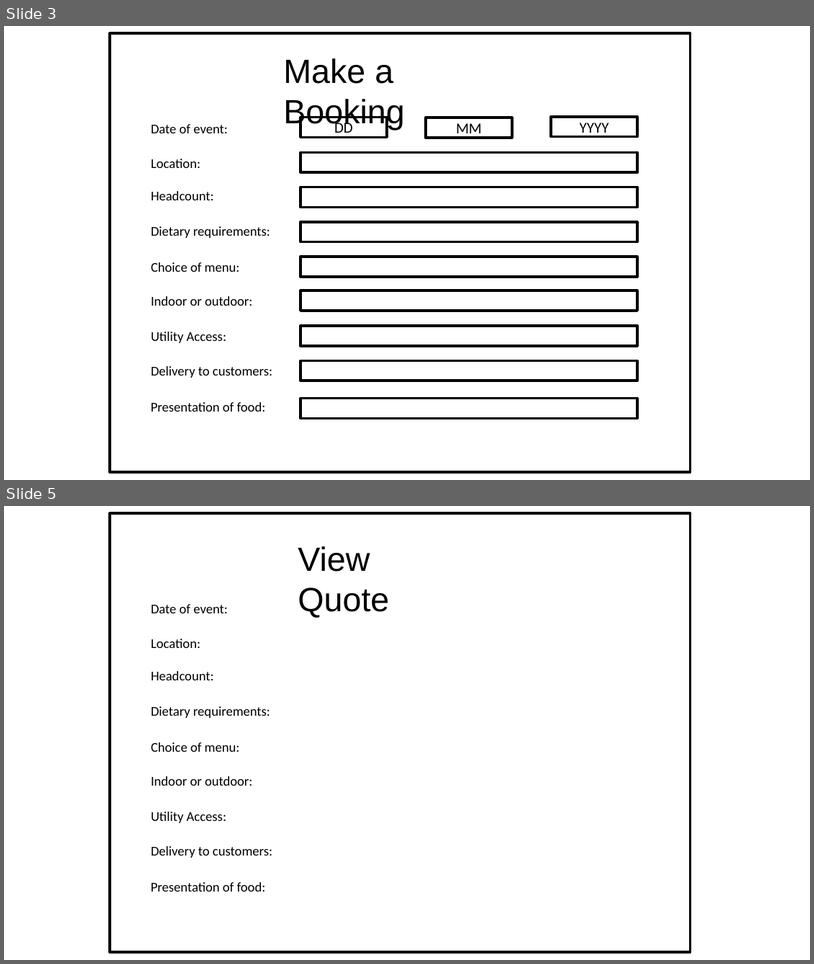
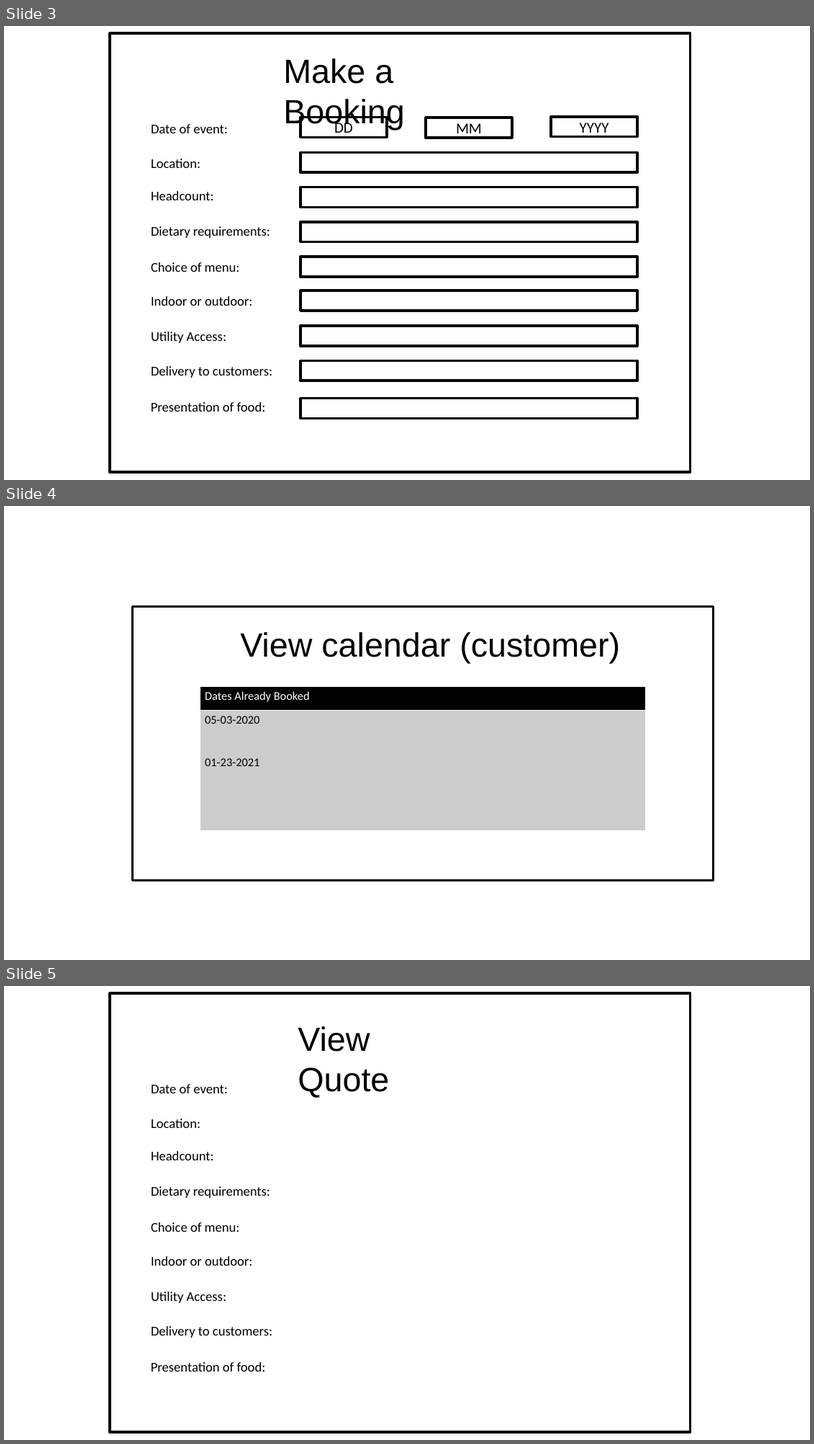
Before and after one commit to lloydieG1/Artisan-crepes-, a slide deck: Prototype Appearance.pptx. Shown one above the other, each under a label of ours: slides 3 and 5 before the commit, slides 3, 4 and 5 after it; the slides between them are not shown. The pictures are 814x964 and 814x1444 pixels, drawn with LibreOffice and Linux fonts; fonts in the diff are those of the drawing. Boxes give left, top, right and bottom in pixels: in the first picture for what was removed or moved away, otherwise in the second. Text is boxed around its words. In the diff, an @@ line names an element or a change of style, - is before the commit and + after.

```diff
--- a/Prototype Appearance.pptx
+++ b/Prototype Appearance.pptx
@@ slide 4 added at (4, 506, 810, 960), background #FFFFFF @@
@@ rectangle added at (133, 606, 714, 880), outline #000000 3 pt @@
@@ text added at (240, 632, 620, 664), 40 pt, text #000000 @@
+View calendar (customer)
@@ table added at (201, 686, 646, 830), 2 rows, 1 columns @@
+Dates Already Booked
+05-03-2020 / 01-23-2021
```
Also in this commit, not shown: 3 slides changed, 1 other slide added, 2 slides removed, 2 other files.
